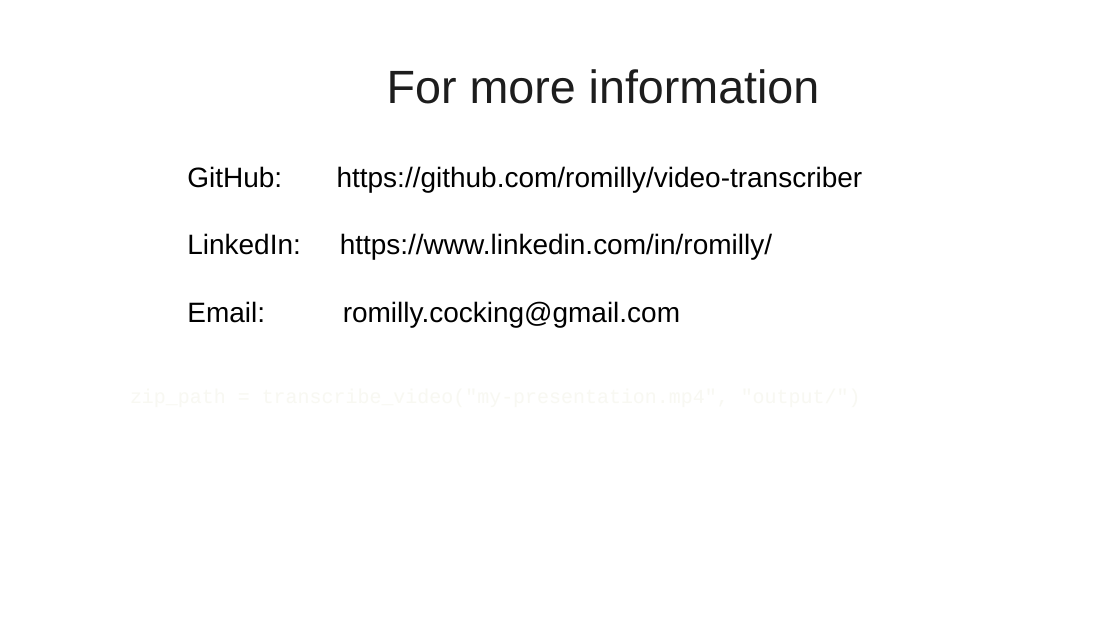
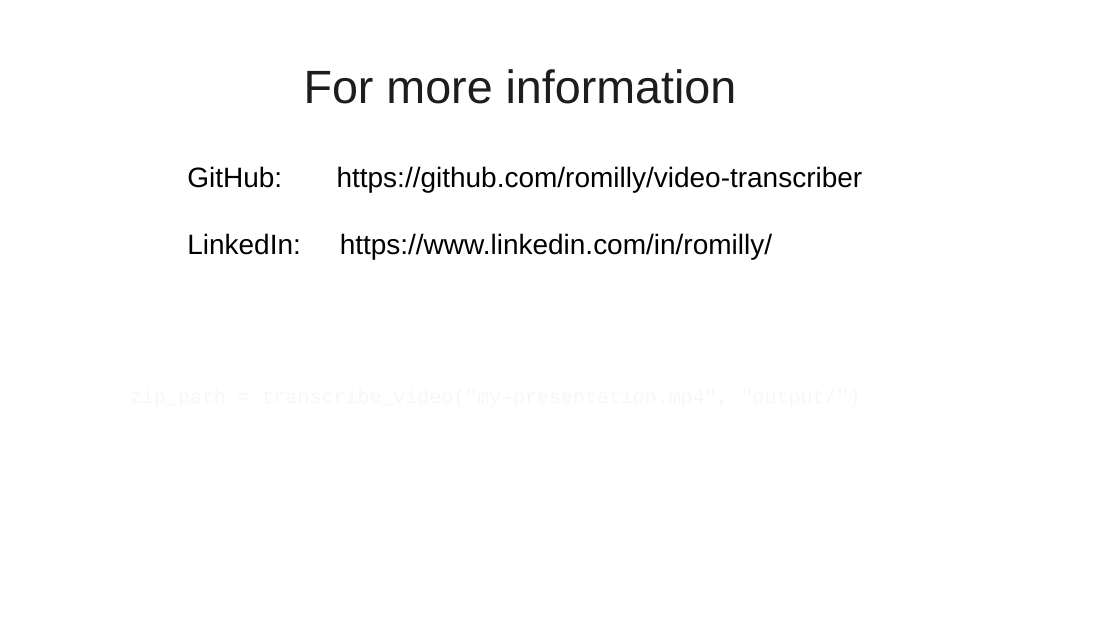
Before and after one commit to romilly/video-transcriber, a slide deck: slide 6 of docs/VideoTranscriber.odp. Drawn at 1120x630 pixels with LibreOffice and Linux fonts; fonts in the diff are those of the drawing. Boxes give left, top, right and bottom in pixels: in the first picture for what was removed or moved away, otherwise in the second. Text is boxed around its words. In the diff, an @@ line names an element or a change of style, - is before the commit and + after.

```diff
--- a/docs/VideoTranscriber.odp
+++ b/docs/VideoTranscriber.odp
@@ text "For more information": place and size @@
-text "For more information" at box(387, 69, 820, 104)
+text "For more information" at box(304, 69, 737, 104)
@@ text at box(187, 301, 680, 327): paragraph removed @@
-Email: romilly.cocking@gmail.com
```
Also in this commit, not shown: 3 other slides changed, 47 other files.
